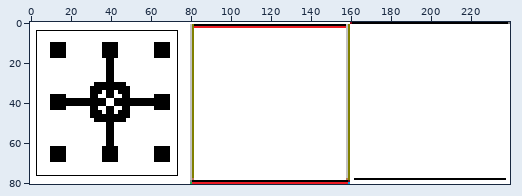
Two versions of one sprite sheet, ShootEmUp/res/Levels/Level1.png. Above: a wide view before the commit, with the close-up outlined.
Close-up. Before:
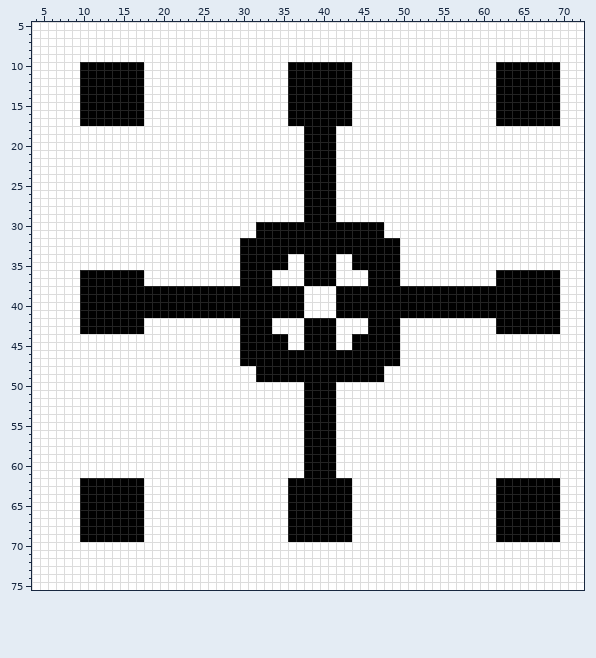
The file is 240x81 pixels. Shown: x 4..72, y 5..75.
Now the later version:
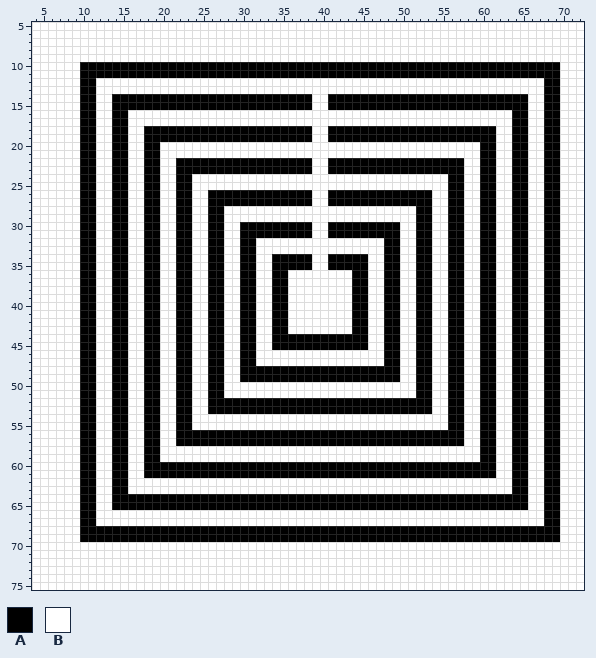
Palette (. is transparent): A #000000  B #ffffff
Difference:
Changed rows in their new state; - is an unchanged pixel.
first column x 10:
10 --------AAAAAAAAAAAAAAAAAA--------AAAAAAAAAAAAAAAAAA--------
11 --------AAAAAAAAAAAAAAAAAA--------AAAAAAAAAAAAAAAAAA--------
12 --BBBBBB------------------BBBBBBBB------------------BBBBBB--
13 --BBBBBB------------------BBBBBBBB------------------BBBBBB--
14 --BB----AAAAAAAAAAAAAAAAAA---BB---AAAAAAAAAAAAAAAAAA----BB--
15 --BB----AAAAAAAAAAAAAAAAAA---BB---AAAAAAAAAAAAAAAAAA----BB--
16 --BB--BB------------------BBBBBBBB------------------BB--BB--
17 --BB--BB------------------BBBBBBBB------------------BB--BB--
18 AA--AA--AAAAAAAAAAAAAAAAAAAA-BB-AAAAAAAAAAAAAAAAAAAA--AA--AA
19 AA--AA--AAAAAAAAAAAAAAAAAAAA-BB-AAAAAAAAAAAAAAAAAAAA--AA--AA
20 AA--AA--AA------------------BBBB------------------AA--AA--AA
21 AA--AA--AA------------------BBBB------------------AA--AA--AA
22 AA--AA--AA--AAAAAAAAAAAAAAAA-BB-AAAAAAAAAAAAAAAA--AA--AA--AA
23 AA--AA--AA--AAAAAAAAAAAAAAAA-BB-AAAAAAAAAAAAAAAA--AA--AA--AA
24 AA--AA--AA--AA--------------BBBB--------------AA--AA--AA--AA
25 AA--AA--AA--AA--------------BBBB--------------AA--AA--AA--AA
26 AA--AA--AA--AA--AAAAAAAAAAAA-BB-AAAAAAAAAAAA--AA--AA--AA--AA
27 AA--AA--AA--AA--AAAAAAAAAAAA-BB-AAAAAAAAAAAA--AA--AA--AA--AA
28 AA--AA--AA--AA--AA----------BBBB----------AA--AA--AA--AA--AA
29 AA--AA--AA--AA--AA----------BBBB----------AA--AA--AA--AA--AA
30 AA--AA--AA--AA--AA--AA-------BB-------AA--AA--AA--AA--AA--AA
31 AA--AA--AA--AA--AA--AA-------BB-------AA--AA--AA--AA--AA--AA
32 AA--AA--AA--AA--AA----BBBBBBBBBBBBBBBB----AA--AA--AA--AA--AA
33 AA--AA--AA--AA--AA----BBBBBBBBBBBBBBBB----AA--AA--AA--AA--AA
34 AA--AA--AA--AA--AA----BB--AA-BB-AA--BB----AA--AA--AA--AA--AA
35 AA--AA--AA--AA--AA----BB--AA-BB-AA--BB----AA--AA--AA--AA--AA
36 --BB--BBAA--AA--AA----BBAA--BBBB--AABB----AA--AA--AABB--BB--
37 --BB--BBAA--AA--AA----BBAA--BBBB--AABB----AA--AA--AABB--BB--
38 --BB--BB--BB--BB--BB--BB--BB----BB--BB--BB--BB--BB--BB--BB--
39 --BB--BB--BB--BB--BB--BB--BB----BB--BB--BB--BB--BB--BB--BB--
40 --BB--BB--BB--BB--BB--BB--BB----BB--BB--BB--BB--BB--BB--BB--
41 --BB--BB--BB--BB--BB--BB--BB----BB--BB--BB--BB--BB--BB--BB--
42 --BB--BBAA--AA--AA----BBAA--BBBB--AABB----AA--AA--AABB--BB--
43 --BB--BBAA--AA--AA----BBAA--BBBB--AABB----AA--AA--AABB--BB--
44 AA--AA--AA--AA--AA----BB--AA----AA--BB----AA--AA--AA--AA--AA
45 AA--AA--AA--AA--AA----BB--AA----AA--BB----AA--AA--AA--AA--AA
46 AA--AA--AA--AA--AA----BBBBBBBBBBBBBBBB----AA--AA--AA--AA--AA
47 AA--AA--AA--AA--AA----BBBBBBBBBBBBBBBB----AA--AA--AA--AA--AA
48 AA--AA--AA--AA--AA--AA----------------AA--AA--AA--AA--AA--AA
49 AA--AA--AA--AA--AA--AA----------------AA--AA--AA--AA--AA--AA
50 AA--AA--AA--AA--AA----------BBBB----------AA--AA--AA--AA--AA
51 AA--AA--AA--AA--AA----------BBBB----------AA--AA--AA--AA--AA
52 AA--AA--AA--AA--AAAAAAAAAAAA----AAAAAAAAAAAA--AA--AA--AA--AA
53 AA--AA--AA--AA--AAAAAAAAAAAA----AAAAAAAAAAAA--AA--AA--AA--AA
54 AA--AA--AA--AA--------------BBBB--------------AA--AA--AA--AA
55 AA--AA--AA--AA--------------BBBB--------------AA--AA--AA--AA
56 AA--AA--AA--AAAAAAAAAAAAAAAA----AAAAAAAAAAAAAAAA--AA--AA--AA
57 AA--AA--AA--AAAAAAAAAAAAAAAA----AAAAAAAAAAAAAAAA--AA--AA--AA
58 AA--AA--AA------------------BBBB------------------AA--AA--AA
59 AA--AA--AA------------------BBBB------------------AA--AA--AA
60 AA--AA--AAAAAAAAAAAAAAAAAAAA----AAAAAAAAAAAAAAAAAAAA--AA--AA
61 AA--AA--AAAAAAAAAAAAAAAAAAAA----AAAAAAAAAAAAAAAAAAAA--AA--AA
62 --BB--BB------------------BBBBBBBB------------------BB--BB--
63 --BB--BB------------------BBBBBBBB------------------BB--BB--
64 --BB----AAAAAAAAAAAAAAAAAA--------AAAAAAAAAAAAAAAAAA----BB--
65 --BB----AAAAAAAAAAAAAAAAAA--------AAAAAAAAAAAAAAAAAA----BB--
66 --BBBBBB------------------BBBBBBBB------------------BBBBBB--
67 --BBBBBB------------------BBBBBBBB------------------BBBBBB--
68 --------AAAAAAAAAAAAAAAAAA--------AAAAAAAAAAAAAAAAAA--------
69 --------AAAAAAAAAAAAAAAAAA--------AAAAAAAAAAAAAAAAAA--------
Where, in picture pixels (left, top, right, bottom), the same in both close-ups:
changed: (80, 62, 560, 542)
